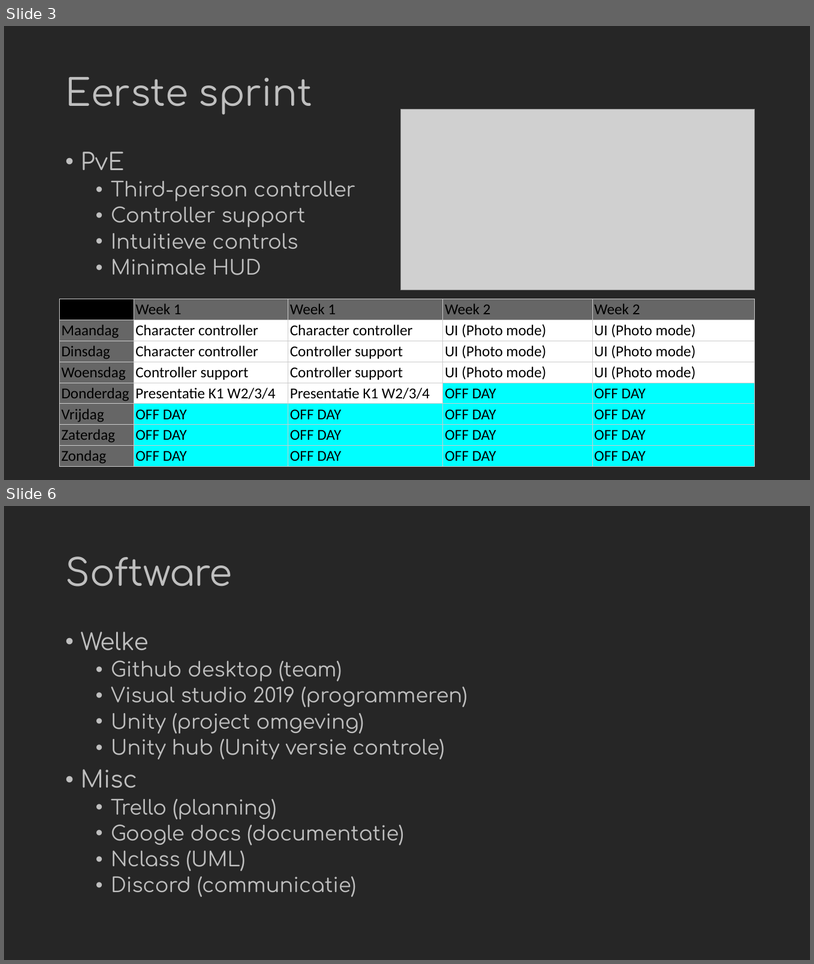
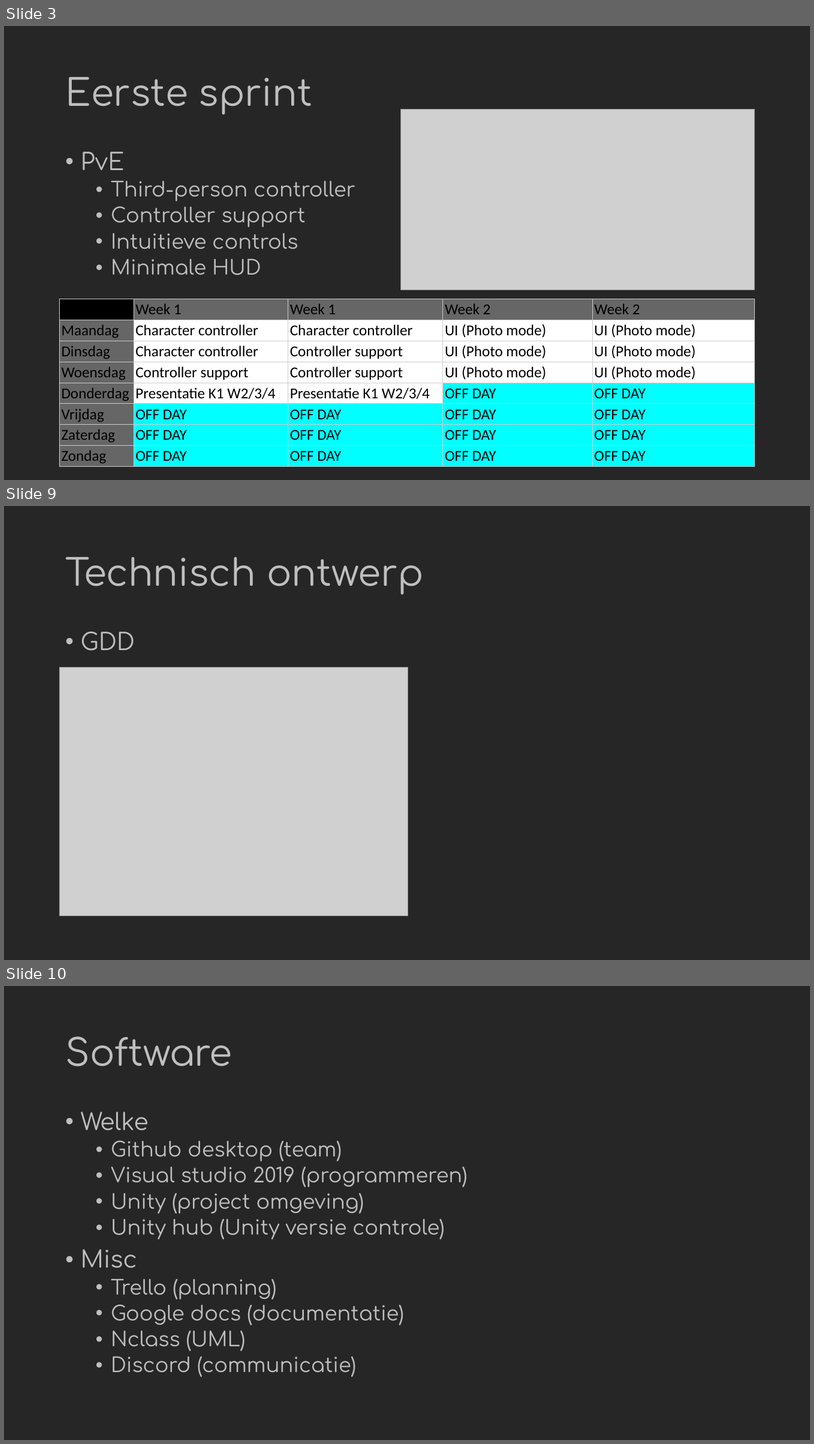
Before and after one commit to Avonexile/TheDeepSea, a slide deck: Documentatie/Arne/The Deep Sea.pptx. Shown one above the other, each under a label of ours: slides 3 and 6 before the commit, slides 3, 9 and 10 after it; the slides between them are not shown. The pictures are 814x964 and 814x1444 pixels, drawn with LibreOffice and Linux fonts; fonts in the diff are those of the drawing; grey boxes stand for pictures. Boxes give left, top, right and bottom in pixels: in the first picture for what was removed or moved away, otherwise in the second. Text is boxed around its words. In the diff, an @@ line names an element or a change of style, - is before the commit and + after.

```diff
--- a/Documentatie/Arne/The Deep Sea.pptx
+++ b/Documentatie/Arne/The Deep Sea.pptx
@@ slide 9 added at (4,506,810,960), background #262626 @@
@@ title added at (65,557,424,594), 44 pt, text #BFBFBF @@
+Technisch ontwerp
@@ text added at (81,631,135,651), 28 pt, text #BFBFBF @@
+• GDD
@@ picture added at (60,667,408,916) @@
@@ what was slide 6 is now slide 10 @@
```
Also in this commit, not shown: 3 slides changed, 3 other slides added.
